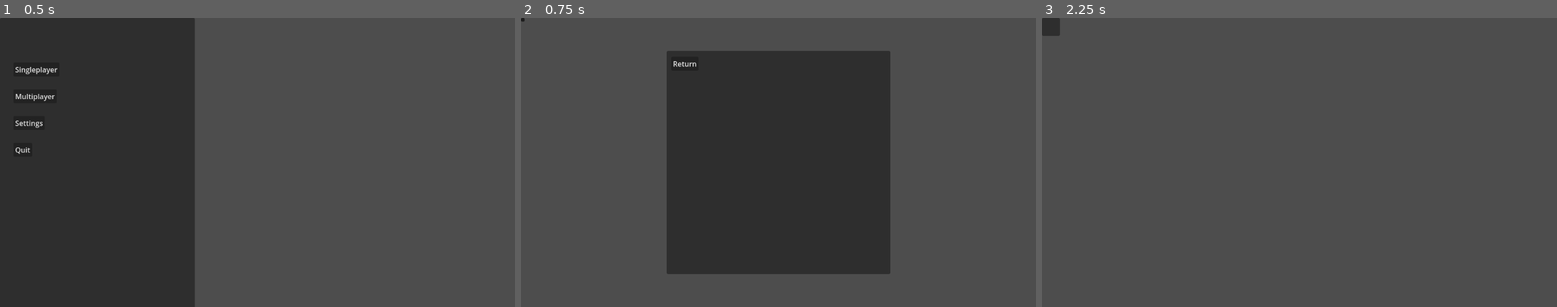
Above: before the commit, frames 1-3 (left to right).
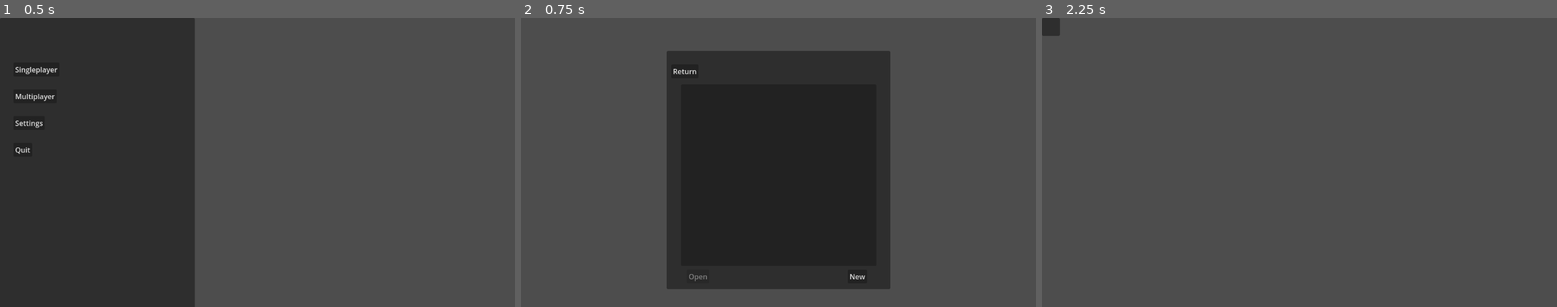
Above: after the commit, the same moments.

Repository: Bonono63/Grand-Strategy-Prototype-II
Game: Godot game, scene res://Menus/main_menu.tscn
The game is run twice, just before and just after one commit, with the same random seed, the same clock (stepped at 60 frames per second) and the same inputs.
Inputs:
- Up to frame 1 (0.5 s): no input
- Up to frame 2 (0.75 s): click "Singleplayer" at 0.5 s
- Up to frame 3 (2.25 s): click "Return" at 1.25 s; click "Settings" at 2 s

Frame 1 is identical in both runs. In frame 2, 2.3% of the frame differs, in the area x 0-72%, y 0-94%; in frame 3, nothing differs.

Commit message:
new file:   Menus/pause_menu.gd 	new file:   Menus/pause_menu.tscn 	new file:   Menus/save_menu.gd 	new file:   Menus/save_menu.tscn 	modified:   Menus/singleplayer_world_select.gd 	modified:   Menus/singleplayer_world_select.tscn 	modified:   World/World.gd

Diff:
--- /dev/null
+++ b/Menus/pause_menu.gd
@@ -0,0 +1,25 @@
+extends CanvasLayer
+
+@onready var save_button = $"Pause Menu"/Save
+@onready var settings_button = $"Pause Menu"/Settings
+@onready var exit_button = $"Pause Menu"/"Exit to Main"
+@onready var return_button = $"Pause Menu/Return"
+
+func _ready():
+	save_button.connect("button_down", Callable(self, "save_button_pressed"))
+	settings_button.connect("button_down", Callable(self, "settings_button_pressed"))
+	#exit_button.connect("button_down", Callable(self, "exit_button_pressed"))
+	return_button.connect("button_down", Callable(self, "return_button_pressed"))
+
+
+func save_button_pressed():
+	var save_menu = preload("res://Menus/save_menu.tscn").instantiate()
+	$"Pause Menu".hide()
+	add_child(save_menu)
+
+func settings_button_pressed():
+	pass
+
+func return_button_pressed():
+	get_parent().pause = false
+	self.queue_free()
--- /dev/null
+++ b/Menus/pause_menu.tscn
@@ -0,0 +1,76 @@
+[gd_scene load_steps=2 format=3 uid="uid://c75oeai5vo60c"]
+
+[ext_resource type="Script" path="res://Menus/pause_menu.gd" id="1_7h2sx"]
+
+[node name="CanvasLayer" type="CanvasLayer"]
+script = ExtResource("1_7h2sx")
+
+[node name="Pause Menu" type="Panel" parent="."]
+process_mode = 3
+anchors_preset = 8
+anchor_left = 0.5
+anchor_top = 0.5
+anchor_right = 0.5
+anchor_bottom = 0.5
+offset_left = -150.0
+offset_top = -150.0
+offset_right = 150.0
+offset_bottom = 150.0
+grow_horizontal = 2
+grow_vertical = 2
+
+[node name="Return" type="Button" parent="Pause Menu"]
+layout_mode = 1
+anchors_preset = 5
+anchor_left = 0.5
+anchor_right = 0.5
+offset_left = -30.5
+offset_top = 31.0
+offset_right = 30.5
+offset_bottom = 62.0
+grow_horizontal = 2
+text = "Return
+"
+
+[node name="Save" type="Button" parent="Pause Menu"]
+layout_mode = 1
+anchors_preset = 5
+anchor_left = 0.5
+anchor_right = 0.5
+offset_left = -22.0
+offset_top = 96.0
+offset_right = 22.0
+offset_bottom = 127.0
+grow_horizontal = 2
+text = "Save
+"
+
+[node name="Settings" type="Button" parent="Pause Menu"]
+layout_mode = 1
+anchors_preset = 8
+anchor_left = 0.5
+anchor_top = 0.5
+anchor_right = 0.5
+anchor_bottom = 0.5
+offset_left = -35.0
+offset_top = 13.0
+offset_right = 35.0
+offset_bottom = 44.0
+grow_horizontal = 2
+grow_vertical = 2
+text = "Settings"
+
+[node name="Exit to Main" type="Button" parent="Pause Menu"]
+layout_mode = 1
+anchors_preset = 7
+anchor_left = 0.5
+anchor_top = 1.0
+anchor_right = 0.5
+anchor_bottom = 1.0
+offset_left = -75.5
+offset_top = -58.0
+offset_right = 75.5
+offset_bottom = -27.0
+grow_horizontal = 2
+grow_vertical = 0
+text = "Exit To Main Menu"
--- /dev/null
+++ b/Menus/save_menu.gd
@@ -0,0 +1,18 @@
+extends Panel
+
+@onready var text_field = $TextEdit
+@onready var save_button = $Save
+@onready var back_button = $Back
+
+func _ready():
+	back_button.connect("button_down", Callable(self, "back_button_pressed"))
+	save_button.connect("button_down", Callable(self, "save_button_pressed"))
+
+
+func back_button_pressed():
+	get_parent().get_child(0).show()
+	self.queue_free()
+
+func save_button_pressed():
+	if text_field.text != "":
+		get_parent().get_parent().save(text_field.text)
--- /dev/null
+++ b/Menus/save_menu.tscn
@@ -0,0 +1,55 @@
+[gd_scene load_steps=2 format=3 uid="uid://c233slrs083qy"]
+
+[ext_resource type="Script" path="res://Menus/save_menu.gd" id="1_1ycie"]
+
+[node name="Save Menu" type="Panel"]
+anchors_preset = 8
+anchor_left = 0.5
+anchor_top = 0.5
+anchor_right = 0.5
+anchor_bottom = 0.5
+offset_left = -150.0
+offset_top = -150.0
+offset_right = 150.0
+offset_bottom = 150.0
+grow_horizontal = 2
+grow_vertical = 2
+script = ExtResource("1_1ycie")
+
+[node name="TextEdit" type="TextEdit" parent="."]
+layout_mode = 1
+anchors_preset = 8
+anchor_left = 0.5
+anchor_top = 0.5
+anchor_right = 0.5
+anchor_bottom = 0.5
+offset_left = -104.0
+offset_top = -41.0
+offset_right = 104.0
+offset_bottom = -4.0
+grow_horizontal = 2
+grow_vertical = 2
+placeholder_text = "save name"
+
+[node name="Save" type="Button" parent="."]
+layout_mode = 1
+anchors_preset = 8
+anchor_left = 0.5
+anchor_top = 0.5
+anchor_right = 0.5
+anchor_bottom = 0.5
+offset_left = -22.0
+offset_top = 24.0
+offset_right = 22.0
+offset_bottom = 55.0
+grow_horizontal = 2
+grow_vertical = 2
+text = "Save"
+
+[node name="Back" type="Button" parent="."]
+layout_mode = 0
+offset_left = 10.0
+offset_top = 11.0
+offset_right = 55.0
+offset_bottom = 42.0
+text = "Back"
--- a/Menus/singleplayer_world_select.gd
+++ b/Menus/singleplayer_world_select.gd
@@ -1,23 +1,53 @@
 extends Control
 
-@onready var generate_button = $Generate
-@onready var load_button = $Load
 @onready var return_button = $Panel/Return
+@onready var save_list = $Panel/SaveList
+@onready var open_button = $Panel/open
+@onready var new_button = $Panel/new
 
+var selected_save : String
 
-# Called when the node enters the scene tree for the first time.
 func _ready():
-	get_tree().get_root().connect("size_changed", Callable(self, "resolution_change"))
 	return_button.connect("button_down", Callable(self, "return_button_button_pressed"))
-	resolution_change()
+	new_button.connect("button_down", Callable(self, "new_button_pressed"))
+	save_list.connect("item_selected", Callable(self, "save_selected"))
+	open_button.connect("button_down", Callable(self, "open_button_button_pressed"))
+	get_saves()
 
-func resolution_change():
-	var aspect_ratio = Vector2(get_viewport().get_size().x, get_viewport().get_size().y).normalized()
-	#$Panel.position = Vector2(0,0)
-	#$Panel.size = Vector2(aspect_ratio.x*1000,aspect_ratio.y*1000)
+func _process(_delta):
+	if selected_save.is_empty():
+		open_button.disabled = true
 
-func generate_button_pressed():
-	get_tree().change_scene_to_file("res://Menus/singleplayer_world_select.tscn")
+func new_button_pressed():
+	var world = preload("res://World/world.tscn").instantiate()
+	world.init("")
+	get_tree().get_root().add_child(world)
+	get_tree().change_scene_to_packed(world)
+	self.queue_free()
 
 func return_button_button_pressed():
 	get_tree().change_scene_to_file("res://Menus/main_menu.tscn")
+
+func open_button_button_pressed():
+	var world = preload("res://World/world.tscn").instantiate()
+	world.init("user://"+selected_save)
+	get_tree().get_root().add_child(world)
+	get_tree().change_scene_to_packed(world)
+	self.queue_free()
+
+func save_selected(index : int):
+	open_button.disabled = false
+	selected_save = save_list.get_item_text(index)
+	#print(selected_save)
+
+func get_saves() -> void:
+	var dir = DirAccess.open("user://")
+	if dir:
+		dir.list_dir_begin()
+		var file_name = dir.get_next()
+
+		while file_name != "":
+			#print(file_name)
+			if file_name.ends_with(".png"):
+				save_list.add_item(file_name)
+			file_name = dir.get_next()
--- a/Menus/singleplayer_world_select.tscn
+++ b/Menus/singleplayer_world_select.tscn
@@ -1,6 +1,14 @@
-[gd_scene load_steps=2 format=3 uid="uid://cjc7h07yodc6"]
+[gd_scene load_steps=3 format=3 uid="uid://cjc7h07yodc6"]
 
 [ext_resource type="Script" path="res://Menus/singleplayer_world_select.gd" id="1_ne42t"]
+
+[sub_resource type="GDScript" id="GDScript_r37eo"]
+script/source = "extends ItemList
+
+
+#func item_selected():
+#
+"
 
 [node name="Singleplayer World Select" type="Control"]
 layout_mode = 3
@@ -21,7 +29,7 @@
 offset_left = -250.0
 offset_top = -250.0
 offset_right = 250.0
-offset_bottom = 250.0
+offset_bottom = 284.0
 grow_horizontal = 2
 grow_vertical = 2
 
@@ -40,17 +48,37 @@
 grow_vertical = 2
 text = "Return"
 
-[node name="Button" type="Button" parent="."]
+[node name="SaveList" type="ItemList" parent="Panel"]
+layout_mode = 1
+anchors_preset = 8
+anchor_left = 0.5
+anchor_top = 0.5
+anchor_right = 0.5
+anchor_bottom = 0.5
+offset_left = -218.0
+offset_top = -192.0
+offset_right = 219.0
+offset_bottom = 215.0
+grow_horizontal = 2
+grow_vertical = 2
+max_text_lines = 10
+script = SubResource("GDScript_r37eo")
+
+[node name="open" type="Button" parent="Panel"]
 layout_mode = 0
-offset_right = 8.0
-offset_bottom = 8.0
+offset_left = 45.0
+offset_top = 490.0
+offset_right = 95.0
+offset_bottom = 521.0
+disabled = true
+text = "Open
+"
 
-[node name="Button2" type="Button" parent="."]
+[node name="new" type="Button" parent="Panel"]
 layout_mode = 0
-offset_right = 8.0
-offset_bottom = 8.0
-
-[node name="Button3" type="Button" parent="."]
-layout_mode = 0
-offset_right = 8.0
-offset_bottom = 8.0
+offset_left = 405.0
+offset_top = 490.0
+offset_right = 448.0
+offset_bottom = 521.0
+text = "New
+"
--- a/World/World.gd
+++ b/World/World.gd
@@ -25,6 +25,15 @@
 @export_range(0,1) var river_moisture_cutoff = .91
 @export_range(0,1) var river_cutoff = .955
 @export_range(0,1) var river_moisture_addition = 0.25
+
+var pause : bool
+
+# initialize the world settings etc. (basically decide whether to load or generate a world)
+func init(_save : String):
+	if _save.is_empty():
+		generate_world(Vector2(512,512),seed)
+	else:
+		open(_save)
 
 func _init():
 	seed = randi()
@@ -42,7 +51,23 @@
 	#unitFightingEqual(unit)
 	#var unitA = [100, 50, 10, 1, 1, 1, 5000, 5000, null]
 	#var unitB = [50, 25, 20, 1, 1, 1, 2500, 2500, null]
-	#division.combat(unitA, unitB)
+	#division.combat(unitA, unitB
+
+func _unhandled_input(event):
+	if event is InputEventKey:
+		if event.is_action_pressed("ui_cancel"):
+			if !pause:
+				var pause_menu = preload("res://Menus/pause_menu.tscn").instantiate()
+				add_child(pause_menu)
+				pause_menu.exit_button.connect("button_down", Callable(self, "return_to_main_menu"))
+				pause = true
+			else:
+				pause = false
+				remove_child(get_child(-1))
+
+func return_to_main_menu():
+	get_tree().change_scene_to_file("res://Menus/main_menu.tscn")
+	self.queue_free()
 
 func unitFightingEqual(unit : Array): #simulates combat between 2 units with the same stats
 	var combat_cycles : int
@@ -61,15 +86,18 @@
 
 func _ready():
 	map.connect("map_loaded", Callable(self, "on_map_loaded"))
-	generate_world(Vector2(512,512),seed)
 
 func on_map_loaded():
 	print("map loaded")
 	$GUI/Minimap/Area2D.connect("collision", minimap_input_event)
 	$"World Collision".connect("collision", world_input_event)
 	generate_terrain_map()
+	#print(terrain_texture)
 	update_terrain_map()
 	world_collision_setup()
+
+func on_generate_map_texture():
+	terrain_renderer.texture = terrain_texture
 
 func _process(_delta):
 	update_minimap()
@@ -85,51 +113,56 @@
 	map.width = image.get_height()
 
 	var terrain : Array
-	var building : Array
-	var territory : Array
+	#var building : Array
+	#var territory : Array
 
 	utils.initate_2d_array(terrain, map.length, map.width)
-	utils.initate_2d_array(building, map.length, map.width)
-	utils.initate_2d_array(territory, map.length, map.width)
+	#utils.initate_2d_array(building, map.length, map.width)
+	#utils.initate_2d_array(territory, map.length, map.width)
 
 	for x in map.length:
 		for y in map.width:
-			var color = image.get_pixel(x,y)
+			var color : Color = image.get_pixel(x,y)
 			terrain[x][y] = color.r8
-			building[x][y] = color.g8
-			territory[x][y] = color.b8
+			#building[x][y] = color.g8
+			#territory[x][y] = color.b8
 
 	map.terrain = terrain
-	map.building = building
-	map.territory = territory
+
+	#PAIN
+	await ready
 
 	map.emit_signal("map_loaded")
 
 #save the current world
 func save(save_path : String) -> void:
 	var image : Image
-	image = Image.create(map.length, map.width, false, Image.FORMAT_RGB8)
+	image = Image.create(map.length, map.width, false, Image.FORMAT_RGBA8)
 
 	for x in map.length:
 		for y in map.width:
 			var color : Color
+
 			color.r8 = map.terrain[x][y]
+			#print(color.r8, " ", color.g8, " ", color.b8)
+			#print("tile value: ", map.terrain[x][y], "color value: ", color.r8)
 			#color.g8 = map.building[x][y]
 			#color.b8 = map.territory[x][y]
 			image.set_pixel(x,y,color)
 
-	image.save_png(save_path)
+	image.save_png("user://"+save_path+".png")
+	print("game saved to: ", "user://", save_path)
 
 enum moisture { DRY, MOIST, WET }
 enum temperature { COLD, WARM, HOT }
 
 #generate a world
-func generate_world(size : Vector2 , _seed : int):
+func generate_world(size : Vector2i , _seed : int):
 	print("generating world")
 	map.length = int(size.x)
 	map.width = int(size.y)
-	print(map.length)
-	print(map.width)
+	#print(map.length)
+	#print(map.width)
 
 	var height_map_noise = FastNoiseLite.new()
 	var moisture_map_noise = FastNoiseLite.new()
@@ -144,7 +177,6 @@
 	moisture_map_noise.noise_type = FastNoiseLite.TYPE_SIMPLEX_SMOOTH
 	moisture_map_noise.seed = randi()
 	moisture_map_noise.frequency = 0.0075
-	#moisture_map_noise.fractal_type = FastNoiseLite.FRACTAL_FBM
 
 	temperature_map_noise.noise_type = FastNoiseLite.TYPE_SIMPLEX_SMOOTH
 	temperature_map_noise.seed = randi()
@@ -260,8 +292,7 @@
 	map.emit_signal("map_loaded")
 
 func generate_terrain_map() -> void:
-	var image : Image
-	image = Image.create(map.length, map.width, false, Image.FORMAT_RGBA8)
+	var image : Image = Image.create(map.length, map.width, false, Image.FORMAT_RGBA8)
 
 	for x in map.length:
 		for y in map.width:
@@ -287,8 +318,8 @@
 				_:
 					image.set_pixel(x,y,Color.TRANSPARENT)
 
-	var texture : ImageTexture
-	texture = ImageTexture.create_from_image(image)
+	var texture : ImageTexture = ImageTexture.create_from_image(image)
+	texture.update(image)
 
 	terrain_texture = texture
 
@@ -299,7 +330,6 @@
 	minimap_size = Vector2(map.length+4, map.width+4)
 	minimap.set_size(minimap_size, false)
 	var screen_size : Vector2 = get_viewport().size
-	var minimap_position = Vector2(screen_size.x-(minimap_size.x/2), screen_size.y-(minimap_size.y/2))
 	minimap.position = Vector2(screen_size.x-minimap_size.x, screen_size.y-minimap_size.y)
 	$GUI/Minimap/TextureRect.texture = terrain_texture
 
@@ -330,14 +360,14 @@
 			minimap_drag = false
 
 func world_collision_setup():
-	print("length: ", map.length, " width: ", map.width)
+	#print("length: ", map.length, " width: ", map.width)
 	var collision_shape : Vector3 = Vector3(map.length, 0, map.width)
 	$"World Collision/CollisionShape3D".shape.size = collision_shape
 
 	$"World Collision/CollisionShape3D".position.x = map.length/2
 	$"World Collision/CollisionShape3D".position.y = map.width/2
 
-func world_input_event(a, event, _position, d, e):
+func world_input_event(_a, event, _position, _d, _e):
 	if event is InputEventMouseButton:
 		if event.is_action_released("left_click"):
 			inspector_update(int(_position.x),int(_position.z))
